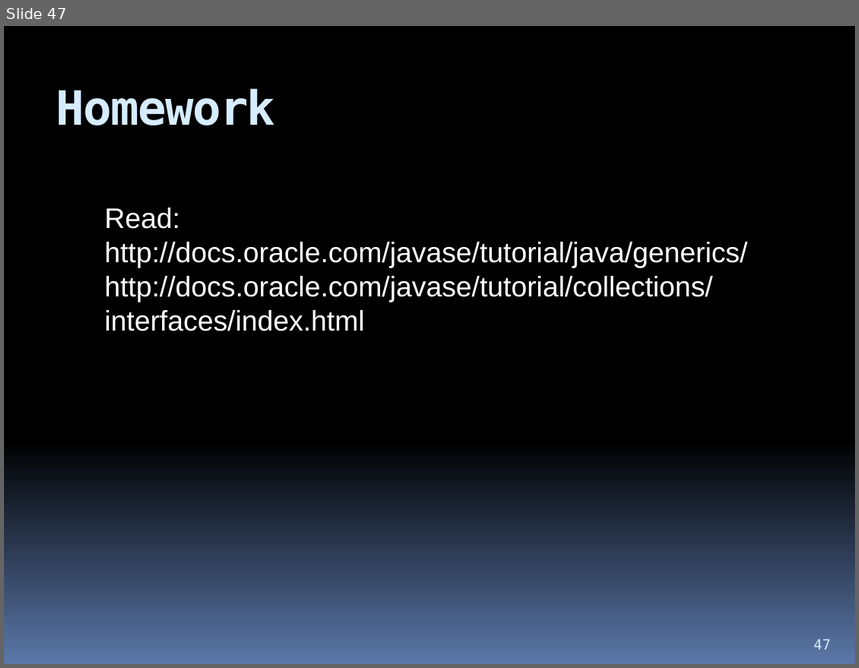
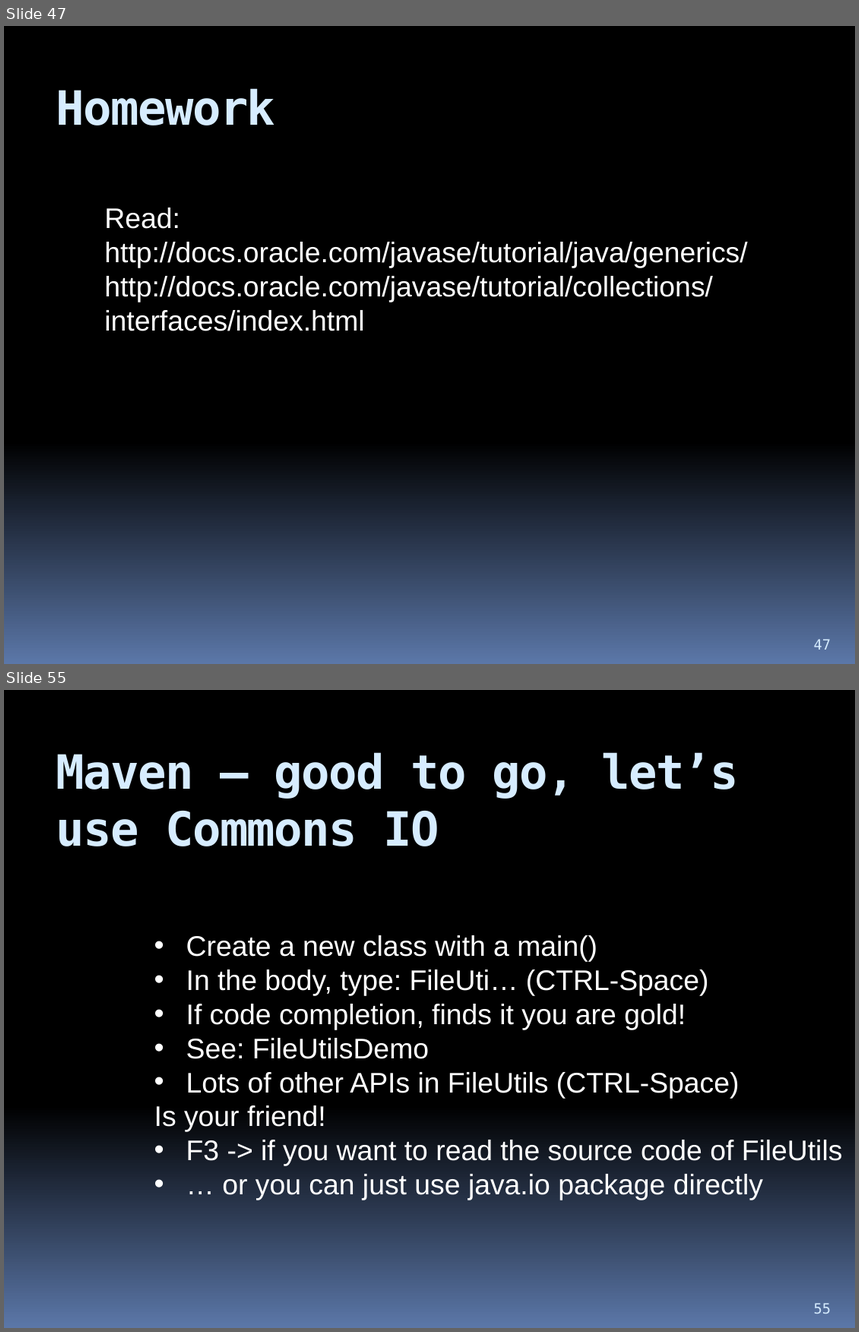
Before and after one commit to hchan/comp2613, a slide deck: coursePresentation.pptx. Shown one above the other, each under a label of ours: slide 47 before the commit, slides 47 and 55 after it; the slides between them are not shown. The pictures are 859x668 and 859x1332 pixels, drawn with LibreOffice and Linux fonts; fonts in the diff are those of the drawing. Boxes give left, top, right and bottom in pixels: in the first picture for what was removed or moved away, otherwise in the second. Text is boxed around its words. In the diff, an @@ line names an element or a change of style, - is before the commit and + after.

```diff
--- a/coursePresentation.pptx
+++ b/coursePresentation.pptx
@@ slide 55 added at [4, 690, 855, 1328], background gradient #000000 to #5B77A8 @@
@@ title added at [56, 752, 739, 847], 40 pt, text #D6ECFF, bold @@
+Maven – good to go, let’s use Commons IO
@@ text added at [154, 935, 843, 1201], 24 pt, text #FFFFFF @@
+• Create a new class with a main()
+• In the body, type: FileUti… (CTRL-Space)
+• If code completion, finds it you are gold!
+• See: FileUtilsDemo
+• Lots of other APIs in FileUtils (CTRL-Space)
+Is your friend!
+• F3 -> if you want to read the source code of FileUtils
+• … or you can just use java.io package directly
@@ page number added at [814, 1303, 831, 1314], 12 pt, text #D6ECFF @@
+55
```
Also in this commit, not shown: 7 other slides added, 1 other file.
